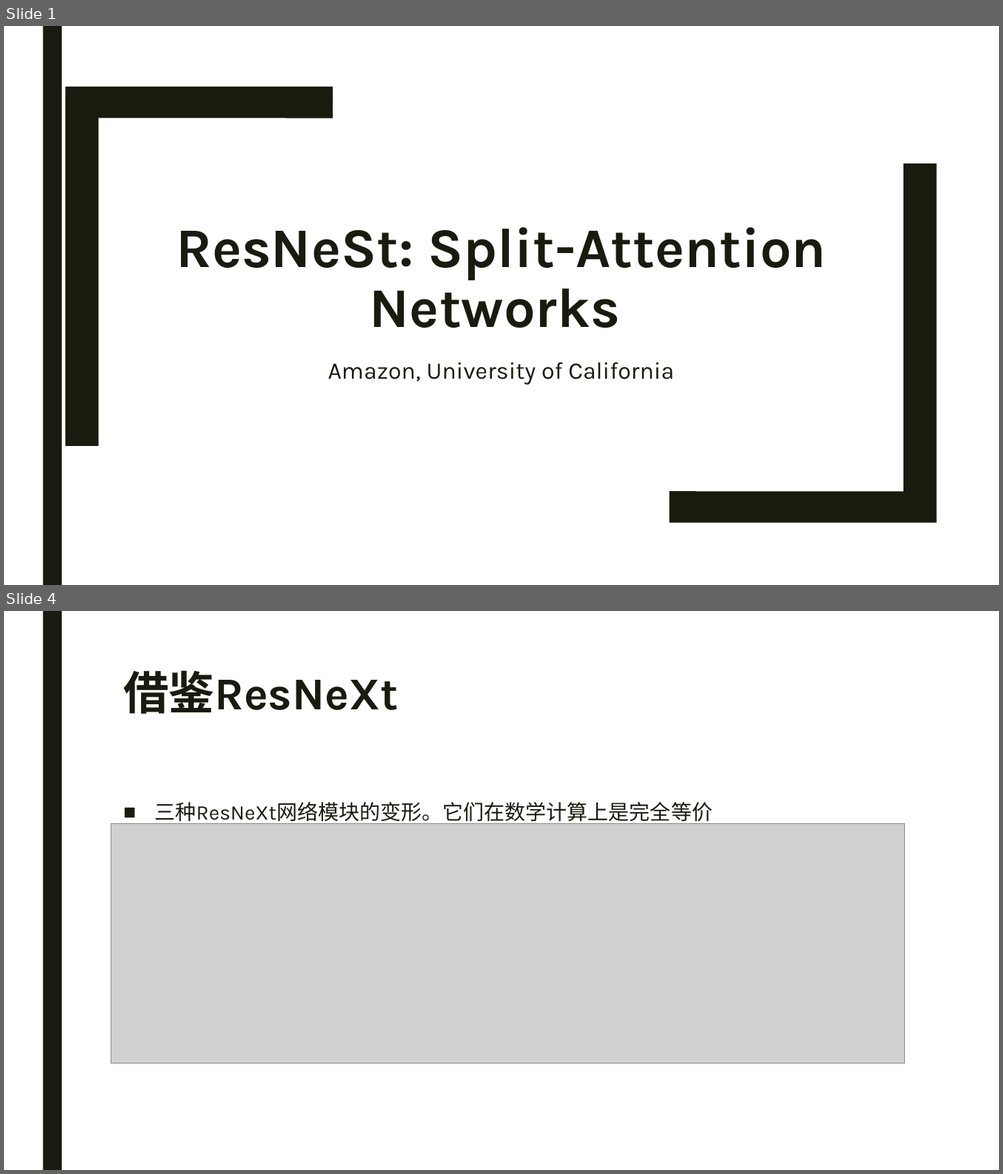
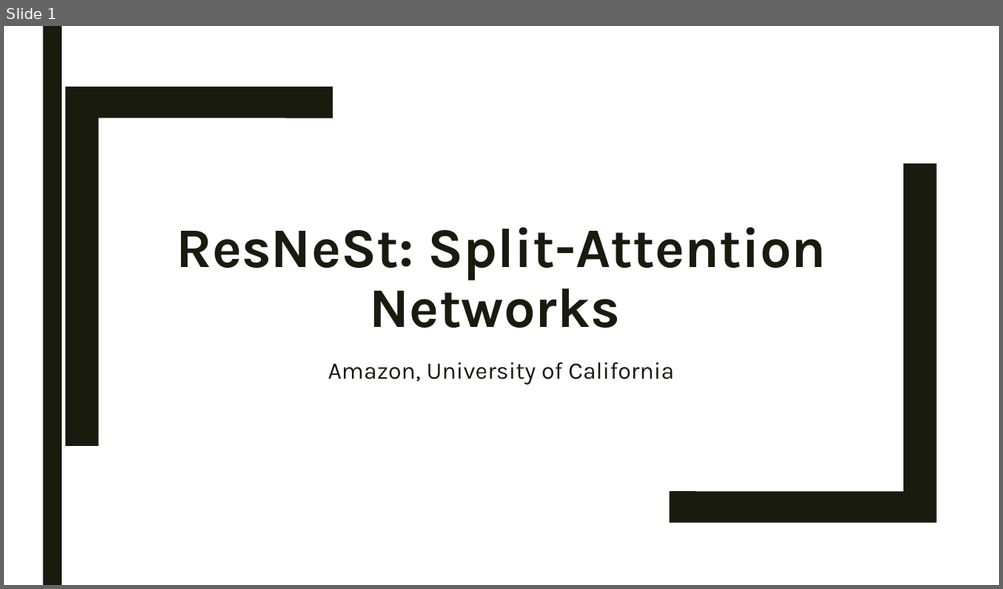
Before and after one commit to Iranb/NoteBook, a slide deck: Paper Notes/ResNetSt/ResNetSt.pptx. Shown one above the other, each under a label of ours: slides 1 and 4 before the commit, slide 1 after it; the slides between them are not shown. The pictures are 1003x1174 and 1003x589 pixels, drawn with LibreOffice and Linux fonts; fonts in the diff are those of the drawing; grey boxes stand for pictures. Boxes give left, top, right and bottom in pixels: in the first picture for what was removed or moved away, otherwise in the second. Text is boxed around its words. In the diff, an @@ line names an element or a change of style, - is before the commit and + after.

```diff
--- a/Paper Notes/ResNetSt/ResNetSt.pptx
+++ b/Paper Notes/ResNetSt/ResNetSt.pptx
@@ slide 4 removed at bbox=[4, 611, 999, 1170], background #FFFFFF; not listed: 1 template element that a slide beside it also shows @@
@@ title removed at bbox=[123, 670, 398, 714] @@
-借鉴ResNeXt
@@ text removed at bbox=[155, 802, 712, 826] @@
-■ 三种ResNeXt网络模块的变形。它们在数学计算上是完全等价
@@ picture removed at bbox=[111, 823, 904, 1064] @@
```
Also in this commit, not shown: 3 slides changed, 9 slides added, 1 other slide removed, 9 other files.
